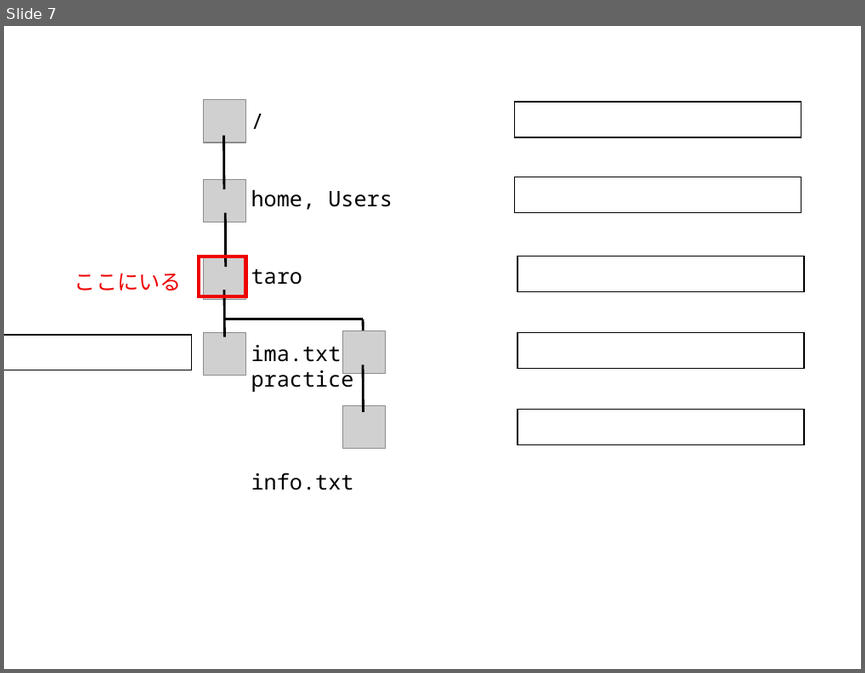
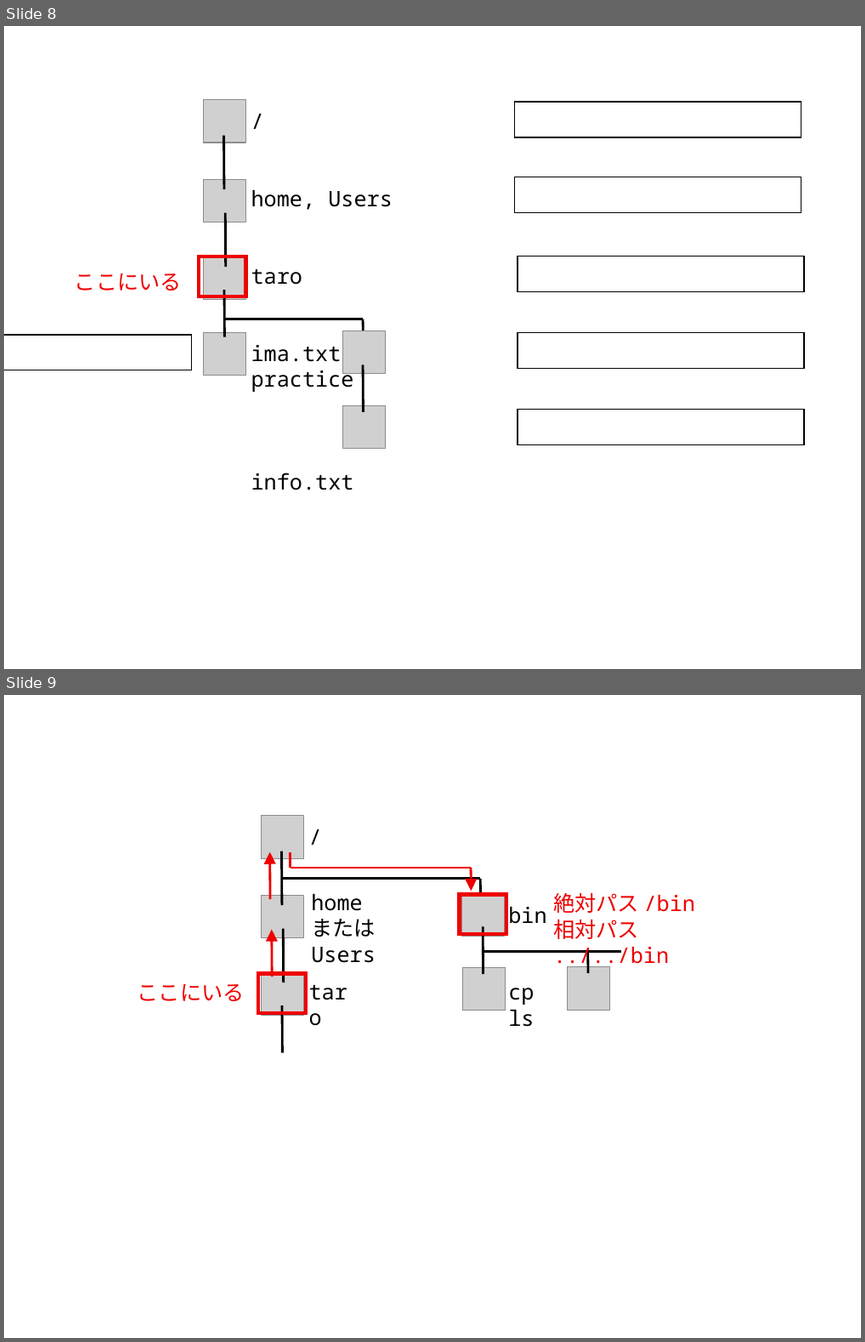
Before and after one commit to akokubo/how-to-use-unix, a slide deck: materials/file-folder.pptx. Shown one above the other, each under a label of ours: slide 7 before the commit, slides 8 and 9 after it. The pictures are 865x673 and 865x1342 pixels, drawn with LibreOffice and Linux fonts; fonts in the diff are those of the drawing; grey boxes stand for pictures. Boxes give left, top, right and bottom in pixels: in the first picture for what was removed or moved away, otherwise in the second. Text is boxed around its words. In the diff, an @@ line names an element or a change of style, - is before the commit and + after.

```diff
--- a/materials/file-folder.pptx
+++ b/materials/file-folder.pptx
@@ slide 9 added at (4,695,861,1338), background #FFFFFF @@
@@ picture added at (261,816,304,859) @@
@@ text added at (301,820,365,1010), 18 pt, text #000000 @@
+/
+taro
@@ arrow added from (270, 899) to (269, 851), #EE0000 2 pt @@
@@ line added from (282, 851) to (282, 905), #000000 2 pt @@
@@ line added from (290, 868) to (471, 868), #ED0000 2 pt @@
@@ line added from (290, 868) to (290, 851), #ED0000 2 pt @@
@@ arrow added from (471, 868) to (471, 891), #EE0000 2 pt @@
@@ picture added at (261,895,304,937) @@
@@ line added from (281, 879) to (479, 879), #000000 2 pt @@
@@ text added at (311,894,375,963), 18 pt, text #000000 @@
+home
+またはUsers
@@ rectangle added at (459,895,506,934), outline #EE0000 3 pt @@
@@ picture added at (461,893,505,936) @@
@@ line added from (480, 879) to (480, 902), #000000 2 pt @@
@@ text added at (553,892,695,939), 18 pt, text #EE0000 @@
+絶対パス /bin
+相対パス ../../bin
@@ text added at (508,907,546,1027), 18 pt, text #000000 @@
+bin
+cp ls
@@ arrow added from (273, 977) to (271, 929), #EE0000 2 pt @@
@@ line added from (284, 929) to (284, 983), #000000 2 pt @@
@@ line added from (483, 926) to (483, 974), #000000 2 pt @@
@@ line added from (587, 949) to (588, 974), #000000 2 pt @@
@@ rectangle added at (258,974,306,1013), outline #EE0000 3 pt @@
@@ picture added at (261,972,304,1015) @@
@@ picture added at (462,968,506,1010) @@
@@ line added from (483, 951) to (621, 951), #000000 2 pt @@
@@ picture added at (567,967,610,1009) @@
@@ text added at (137,984,245,1001), 18 pt, text #EE0000 @@
+ここにいる
@@ line added from (282, 1005) to (283, 1052), #000000 2 pt @@
@@ what was slide 7 is now slide 8 @@
```
Also in this commit, not shown: 3 slides changed, 1 other slide added, 20 other files.
